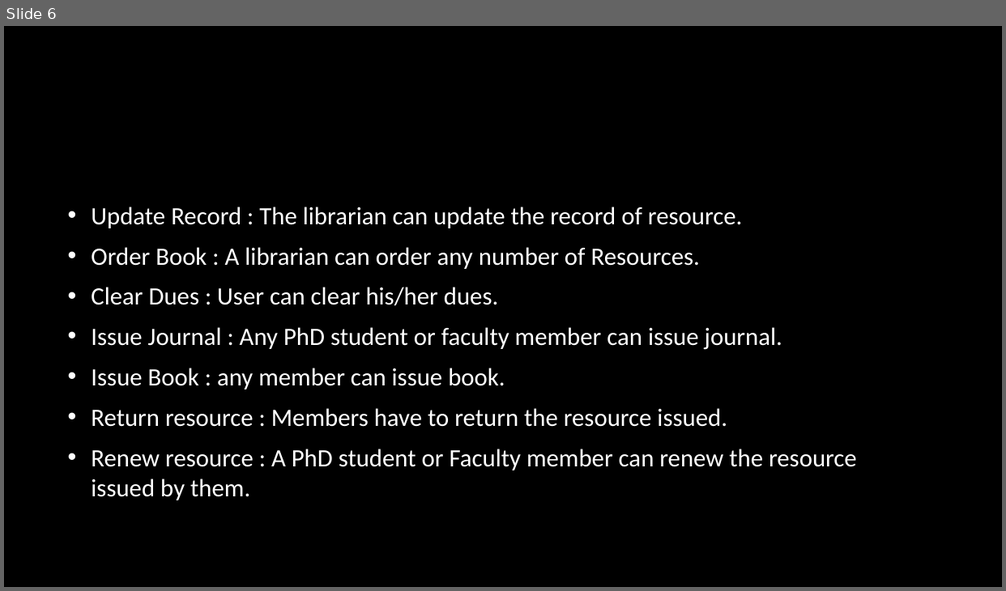
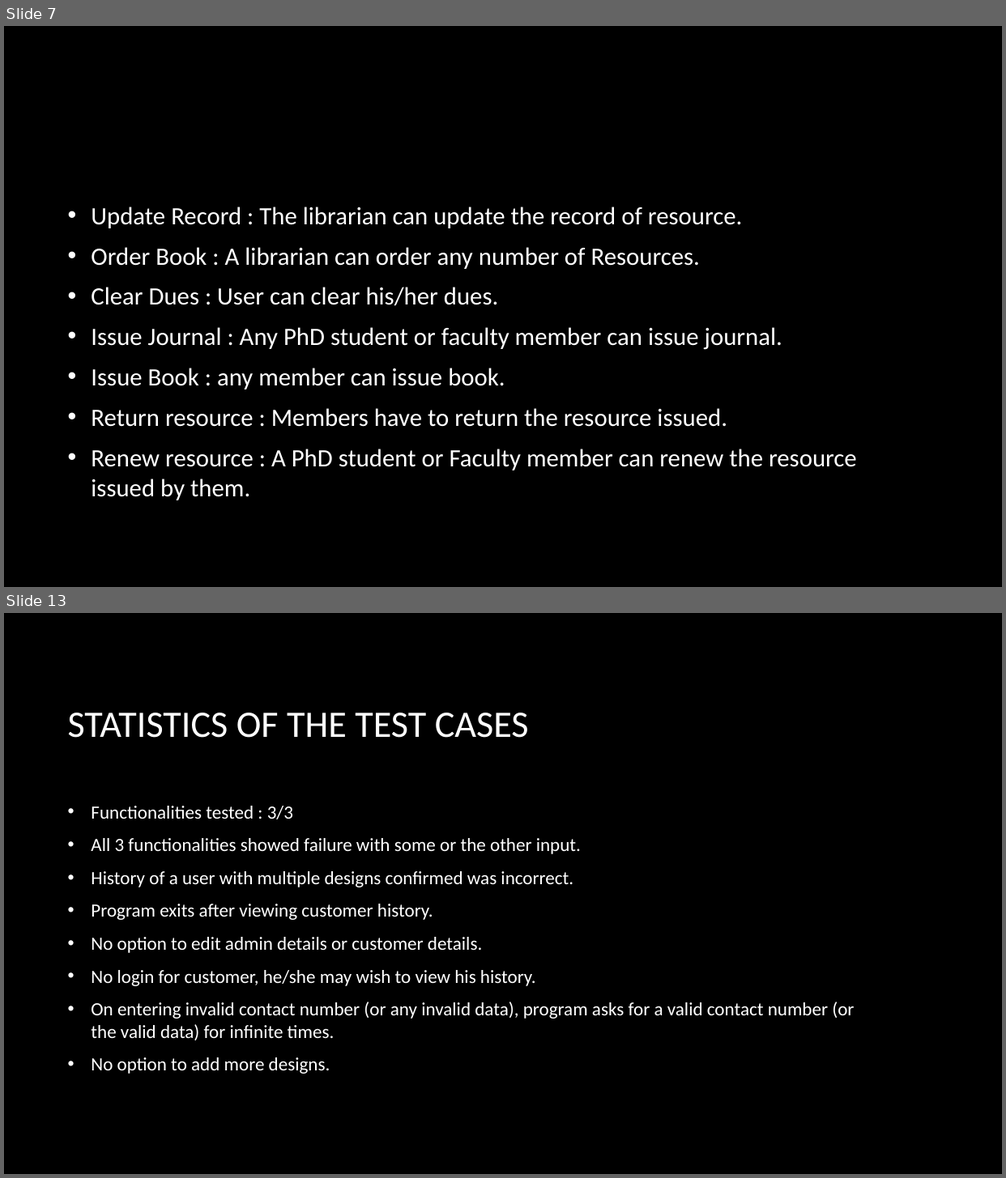
Before and after one commit to shah-anurag/Library-Management, a slide deck: srs-10-ppt.pptx. Shown one above the other, each under a label of ours: slide 6 before the commit, slides 7 and 13 after it; the slides between them are not shown. The pictures are 1006x591 and 1006x1178 pixels, drawn with LibreOffice and Linux fonts; fonts in the diff are those of the drawing; background and template pictures are left out. Boxes give left, top, right and bottom in pixels: in the first picture for what was removed or moved away, otherwise in the second. Text is boxed around its words. In the diff, an @@ line names an element or a change of style, - is before the commit and + after.

```diff
--- a/srs-10-ppt.pptx
+++ b/srs-10-ppt.pptx
@@ slide 13 added at [4,613,1002,1174], background picture (left out) @@
@@ title added at [68,713,529,738], 36 pt, text #FFFFFF @@
+STATISTICS OF THE TEST CASES
@@ text added at [91,806,854,1074], 18 pt, text #FFFFFF @@
+• Functionalities tested : 3/3
+• All 3 functionalities showed failure with some or the other input.
+• History of a user with multiple designs confirmed was incorrect.
+• Program exits after viewing customer history.
+• No option to edit admin details or customer details.
+• No login for customer, he/she may wish to view his history.
+• On entering invalid contact number (or any invalid data), program asks for a valid contact number (or the valid data) for infinite times.
+• No option to add more designs.
@@ what was slide 6 is now slide 7 @@
```
Also in this commit, not shown: 1 slide changed, 7 other slides added, 6 slides removed.
